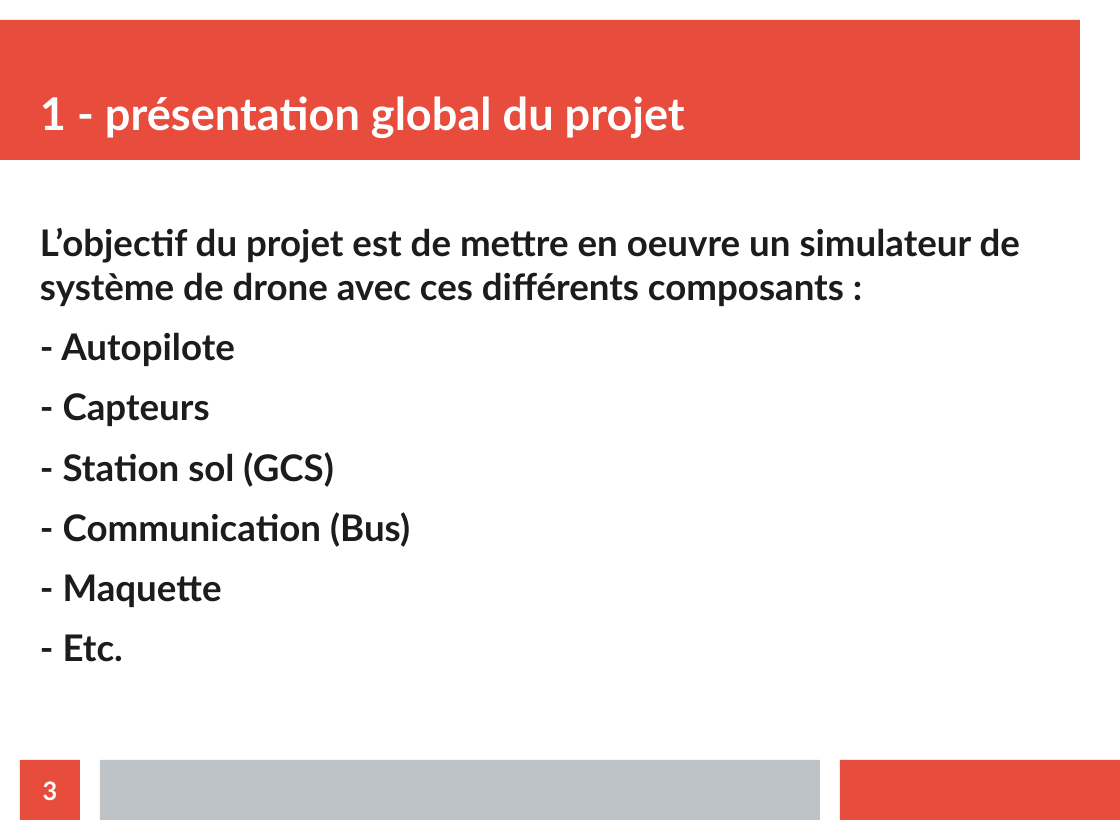
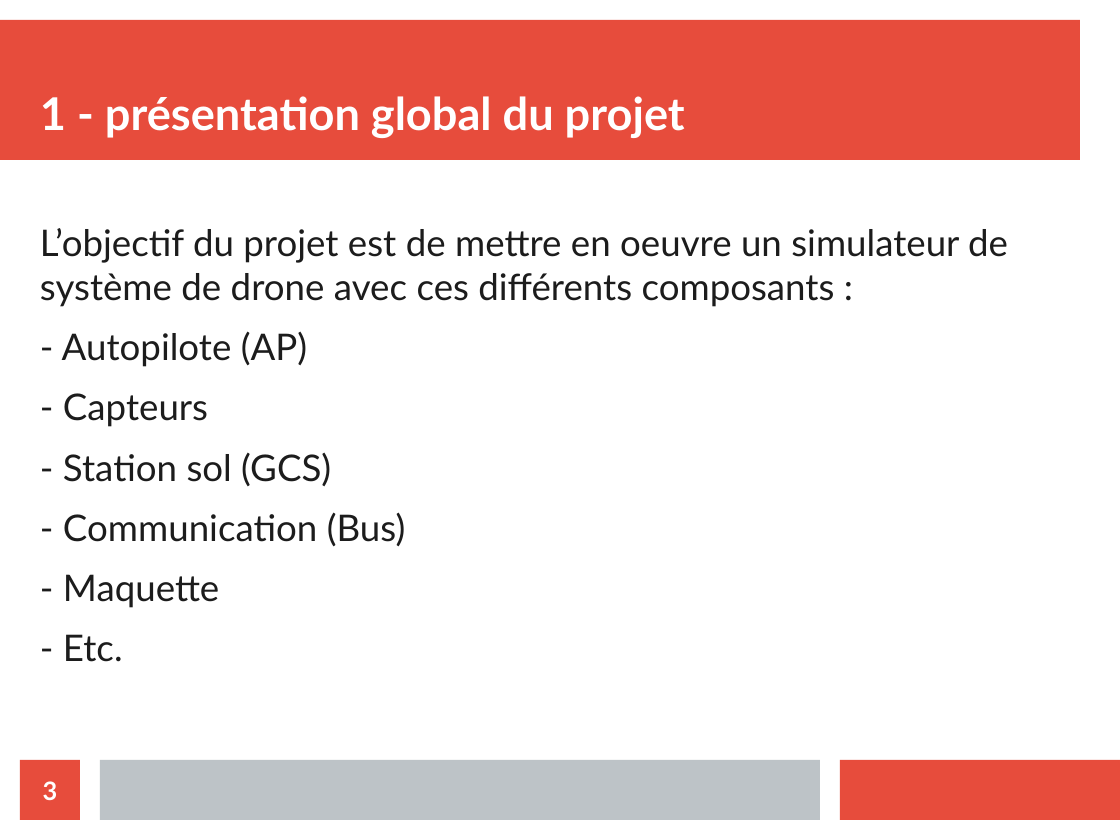
Before and after one commit to athmanmekh/AuttoPIlote-X-OPEN-PILOT, a slide deck: slide 3 of presentation/diapoPresentation.odp. Drawn at 1120x840 pixels with LibreOffice and Linux fonts; fonts in the diff are those of the drawing. Boxes give left, top, right and bottom in pixels: in the first picture for what was removed or moved away, otherwise in the second. Text is boxed around its words. In the diff, an @@ line names an element or a change of style, - is before the commit and + after.

```diff
--- a/presentation/diapoPresentation.odp
+++ b/presentation/diapoPresentation.odp
@@ text at (x1=40, y1=228, x2=1008, y2=662): bold off @@
@@ text at (x1=62, y1=331, x2=307, y2=367): text changed; bold off @@
-- Autopilote
+- Autopilote (AP)
```
Also in this commit, not shown: 6 other slides changed, 1 other file.
